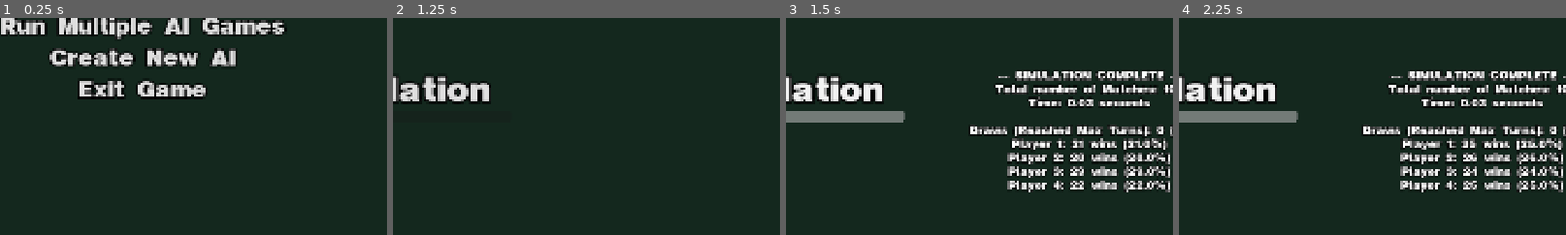
Above: before the commit, frames 1-4 (left to right).
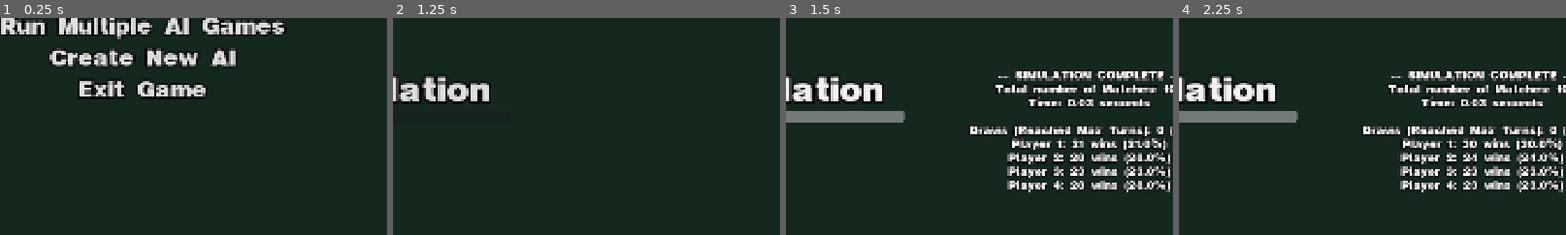
Above: after the commit, the same moments.

Repository: JontePonte/UNO-utlimate-ai-simulator
Game: Godot game, scene res://menus/MainMenu.tscn
The game is run twice, just before and just after one commit, with the same random seed, the same clock (stepped at 60 frames per second) and the same inputs.
Inputs:
- Up to frame 1 (0.25 s): no input
- Up to frame 2 (1.25 s): click "Run Multiple AI Games" at 0.5 s
- Up to frame 3 (1.5 s): click "Start Simulation" at 1.25 s
- Up to frame 4 (2.25 s): click "Start Simulation" at 2 s
The pictures show only the part of the screen within x 32-82%, y 50-100%; the shares and areas given below are measured in that part.

Frames 1-2 are identical in both runs. In frame 3, 0.2% of the frame differs, in the area x 75-95%, y 68-80%; in frame 4, 1.4%, in the area x 57-98%, y 55-80%.

Commit message:
new json-ai runs!

Diff:
--- a/uno-ultimate-ai-simulator/ai/AIPlayer.gd
+++ b/uno-ultimate-ai-simulator/ai/AIPlayer.gd
@@ -5,6 +5,7 @@
 var ai_name: String = "Okänd AI"
 
 # Base class / interface for all AI strategies
-func choose_action(_view: PlayerView):
+func choose_action(_view: PlayerView) -> PlayerAction:
 	push_error("choose_action() not implemented in AIPlayer")
-	return null
+	# Returnera ett tomt drag (istället för bara null) för att matcha typen
+	return PlayerAction.new(null)
--- a/uno-ultimate-ai-simulator/menus/multiple_games.gd
+++ b/uno-ultimate-ai-simulator/menus/multiple_games.gd
@@ -1,6 +1,4 @@
 extends Control
-
-const AISimple = preload("res://ai/AISimple.gd")
 
 @onready var num_players_opt = $MarginContainer/MainVBox/HBoxCenter/VBoxL/NumberOfPlayers/OptionButton
 @onready var slot3 = $MarginContainer/MainVBox/HBoxCenter/VBoxR/Slot3
@@ -64,19 +62,25 @@
 	var slots = [slot1_opt, slot2_opt, slot3_opt, slot4_opt]
 
 	for i in range(num_players):
-		# 1. Ta reda på vilken AI som valts
+		# 1. Hämta valet från dropdownen
 		var ai_id = slots[i].get_item_id(slots[i].selected)
-		var ai_strategy
 
-		# Använd vår preloadade SimpleAI
+		# Vi skapar ALLTID en AIInterpreter nu
+		var ai_strategy = AIInterpreter.new()
+
+		# 2. Ladda rätt "hjärna" baserat på ID
+		# (Vi antar att ID 1 = Test/Simple och ID 2 = Aggressive)
 		match ai_id:
-			1: ai_strategy = AISimple.new()
-			# 2: ai_strategy = AggressiveAI.new()
-			_: ai_strategy = AISimple.new() # Fallback
+			1:
+				ai_strategy.load_profile("res://ai_profiles/test_ai.json")
+			2:
+				ai_strategy.load_profile("res://ai_profiles/aggressive_ai.json")
+			_:
+				ai_strategy.load_profile("res://ai_profiles/test_ai.json")
 
-		# 2. HÄR ÄR FIXEN FÖR FEL 1:
-		# Vi skickar in (index, namn, is_human, ai_controller) direkt!
+		# 3. Skapa spelaren med den tolken
 		var player_name = "Player " + str(i + 1)
+		# Vi skickar med ai_strategy (som nu är en AIInterpreter med laddad JSON)
 		var player = Player.new(i, player_name, false, ai_strategy)
 
 		players.append(player)
Renamed: uno-ultimate-ai-simulator/ai/ai_interpreter.gd -> uno-ultimate-ai-simulator/ai/AIInterpreter.gd
Renamed: uno-ultimate-ai-simulator/ai/ai_interpreter.gd.uid -> uno-ultimate-ai-simulator/ai/AIInterpreter.gd.uid
Not shown, changed: uno-ultimate-ai-simulator/debug_match_log.txt
